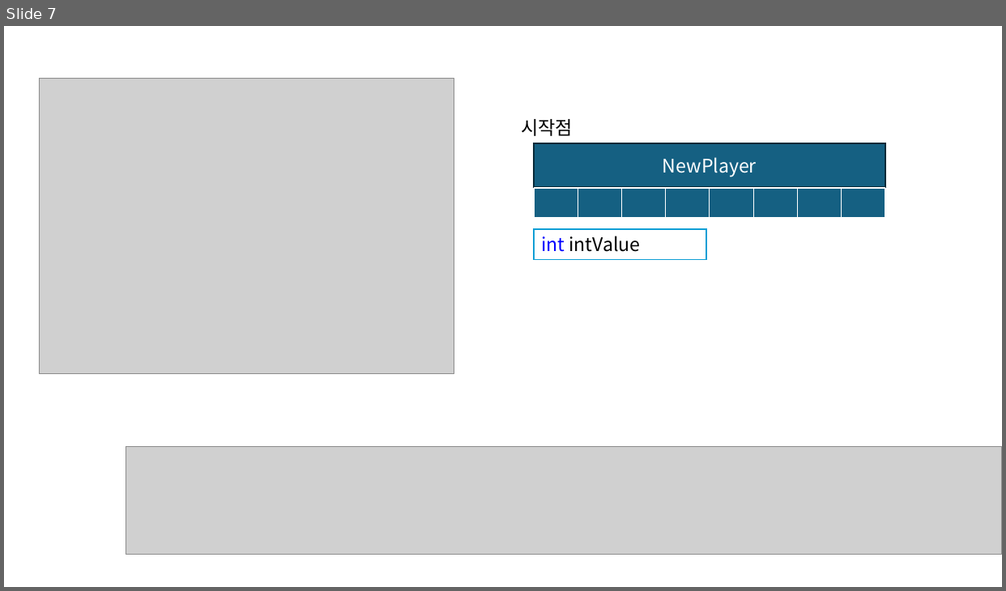
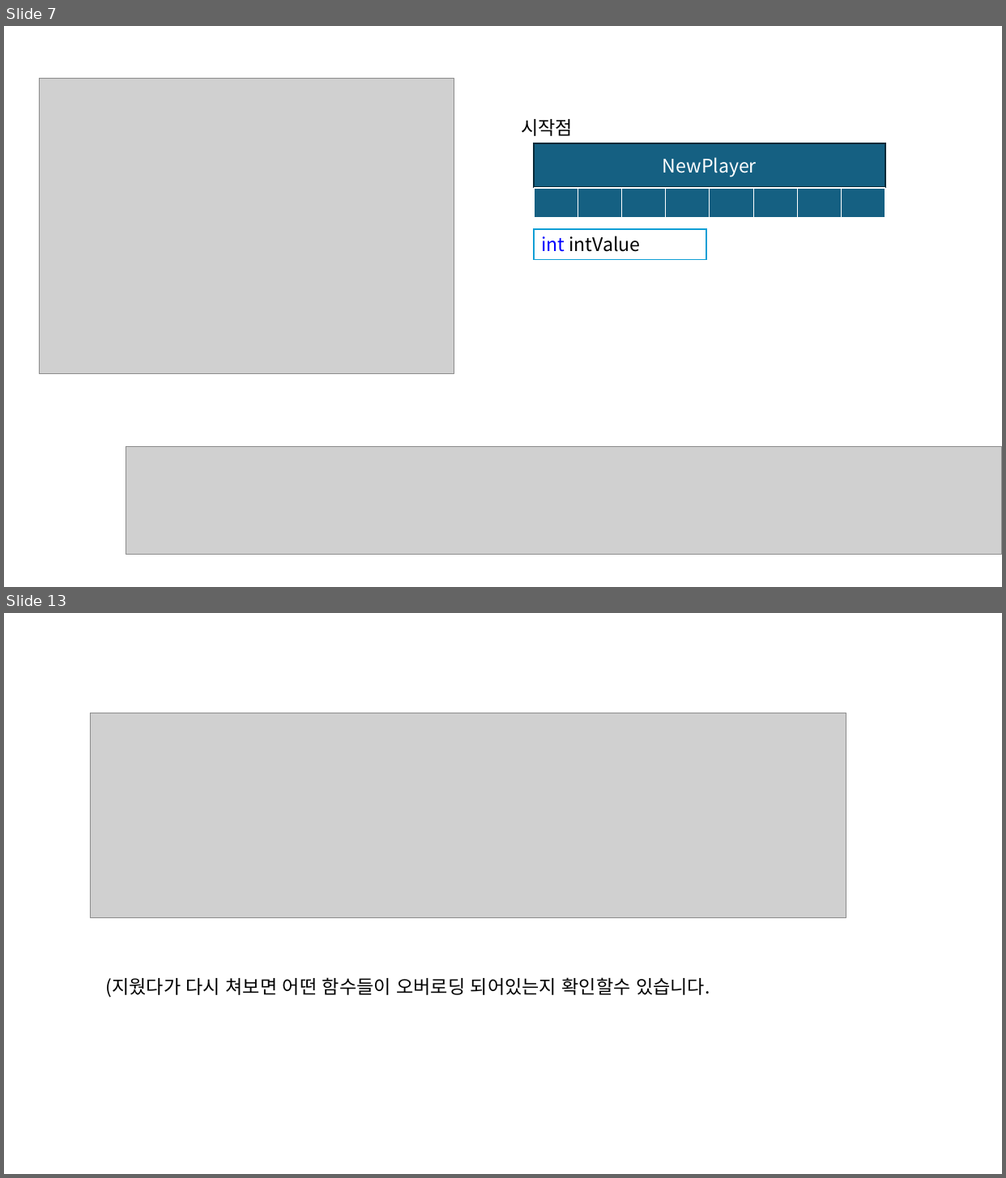
Before and after one commit to JaeSuGang/AssortRockAssignment, a slide deck: DOC/240926_클래스기초.pptx. Shown one above the other, each under a label of ours: slide 7 before the commit, slides 7 and 13 after it; the slides between them are not shown. The pictures are 1006x591 and 1006x1178 pixels, drawn with LibreOffice and Linux fonts; fonts in the diff are those of the drawing; grey boxes stand for pictures. Boxes give left, top, right and bottom in pixels: in the first picture for what was removed or moved away, otherwise in the second. Text is boxed around its words. In the diff, an @@ line names an element or a change of style, - is before the commit and + after.

Commit message:
조해근 : 접근제한 지정자 맴버이니셜라이저 함수 오버로딩 객체지향 코딩 기초

```diff
--- a/DOC/240926_클래스기초.pptx
+++ b/DOC/240926_클래스기초.pptx
@@ slide 13 added at [4, 613, 1002, 1174], background #FFFFFF @@
@@ picture added at [90, 713, 847, 918] @@
@@ text added at [105, 977, 710, 998], 18 pt, text #000000 @@
+(지웠다가 다시 쳐보면 어떤 함수들이 오버로딩 되어있는지 확인할수 있습니다.
```
Also in this commit, not shown: 1 slide changed, 5 other slides added, 17 other files.
